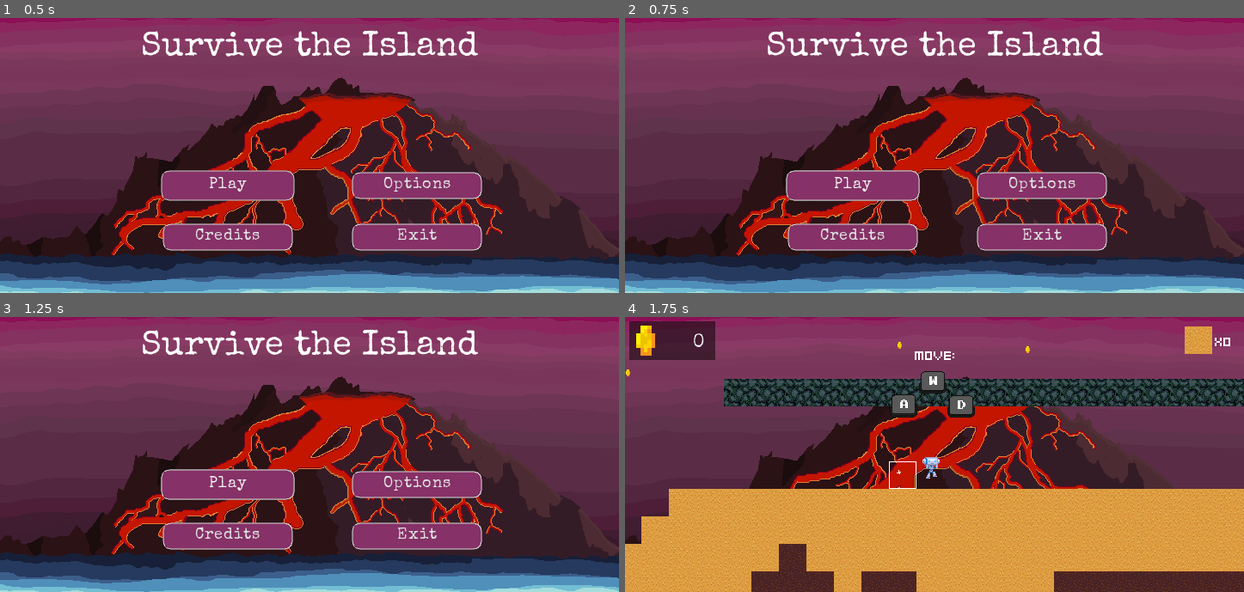
Above: before the commit, frames 1-4 (two rows, left to right).
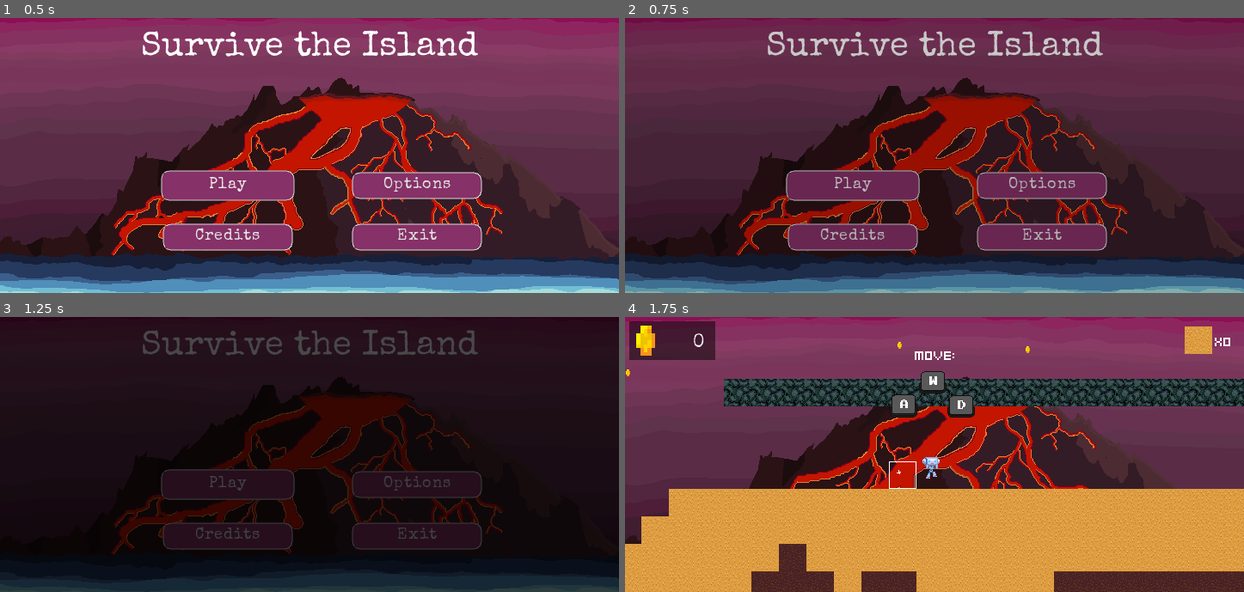
Above: after the commit, the same moments.

Repository: HaywardMorihara/SurviveTheIsland
Game: Godot game, scene res://src/UserInterface/MainMenu.tscn
Same seed, same stepped clock (60 frames per second), same inputs: the game is played once before the commit and once after it. Sound files missing from this copy of the repository are replaced by a short silence.
Inputs:
- Up to frame 1 (0.5 s): no input
- Up to frame 2 (0.75 s): click "Play" at 0.5 s
- Up to frame 3 (1.25 s): no input
- Up to frame 4 (1.75 s): click "Play" at 1.25 s

Frame 1 is identical in both runs. In frame 2, 48% of the frame differs, in the area x 0-100%, y 0-100%; in frame 3, 99%; in frame 4, nothing differs.

Commit message:
Fix Weather Timer
Accidentally changed it

Diff:
--- a/src/Main/Game.tscn
+++ b/src/Main/Game.tscn
@@ -54,6 +54,7 @@
 position = Vector2( 277, 356 )
 
 [node name="WeatherTimer" type="Timer" parent="."]
+wait_time = 40.0
 one_shot = true
 autostart = true
 
